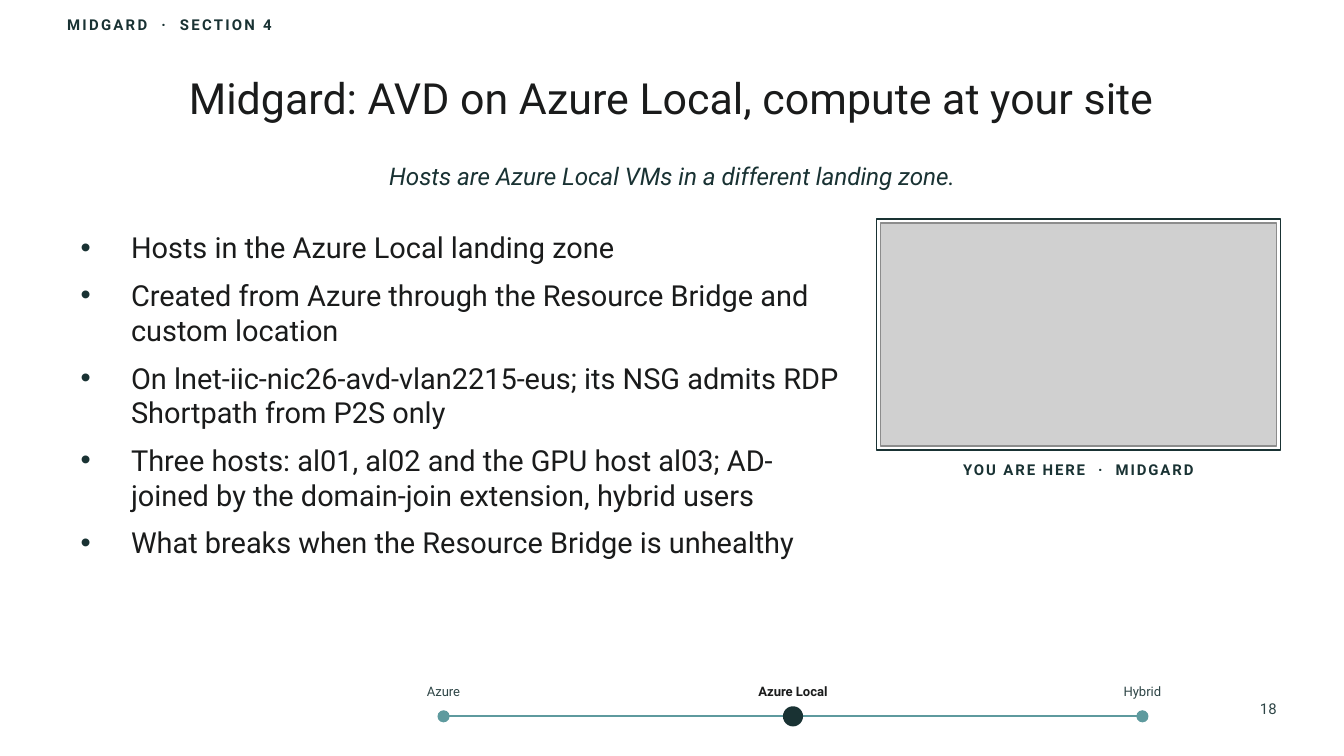
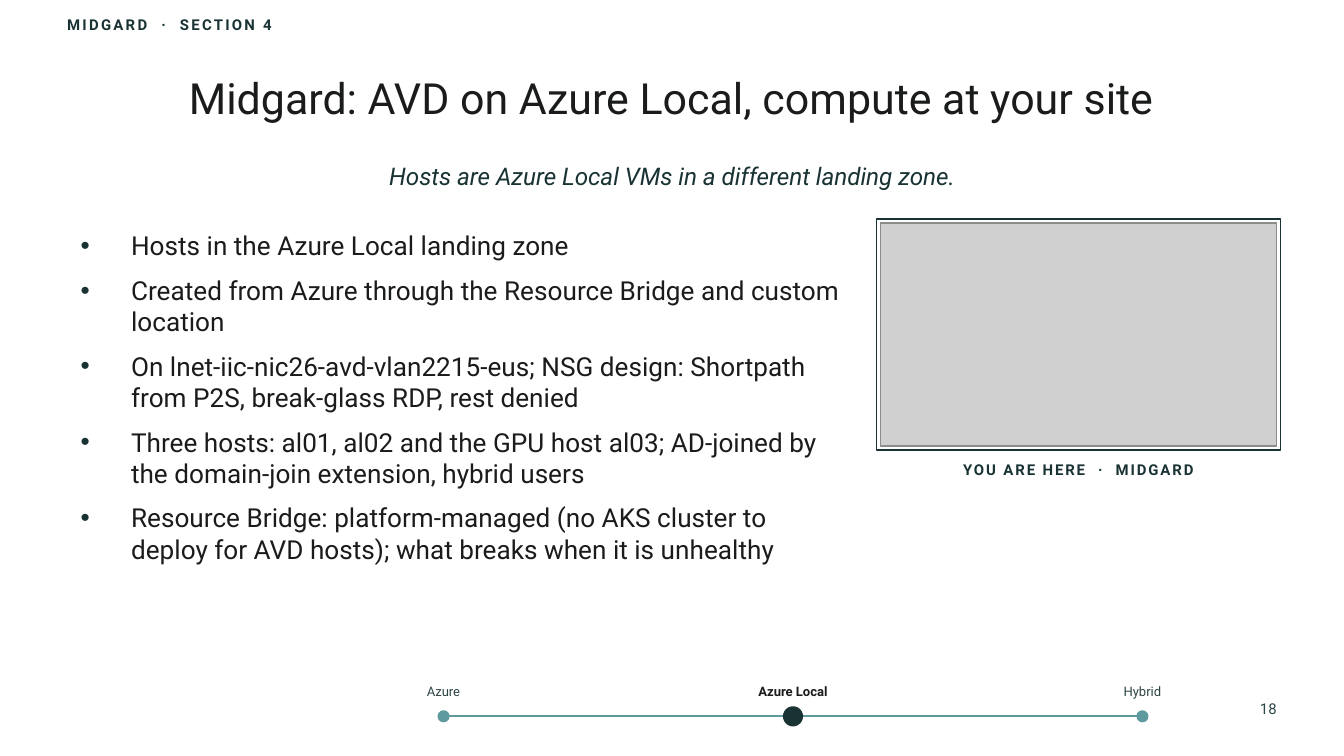
Before and after one commit to thisismydemo/nic2026_avd, a slide deck: slide 18 of presentation/AVD_Anywhere_NIC2026.pptx. Drawn at 1344x756 pixels with LibreOffice and Linux fonts; fonts in the diff are those of the drawing; grey boxes stand for pictures; background and template pictures are left out. Boxes give left, top, right and bottom in pixels: in the first picture for what was removed or moved away, otherwise in the second. Text is boxed around its words. In the diff, an @@ line names an element or a change of style, - is before the commit and + after.

```diff
--- a/presentation/AVD_Anywhere_NIC2026.pptx
+++ b/presentation/AVD_Anywhere_NIC2026.pptx
@@ text at bbox=[131, 235, 839, 489]: size 15.5 to 14 pt in "Hosts in the Azure Local landing zone", "Created from Azure through the Resource Bridge ...", "Three hosts: al01, al02 and the GPU ..." @@
@@ text at bbox=[131, 356, 805, 413]: text changed; size 15.5 to 14 pt @@
-• On lnet-iic-nic26-avd-vlan2215-eus; its NSG admits RDP Shortpath from P2S only
+• On lnet-iic-nic26-avd-vlan2215-eus; NSG design: Shortpath from P2S, break-glass RDP, rest denied
@@ text at bbox=[131, 506, 774, 565]: text changed; size 15.5 to 14 pt @@
-• What breaks when the Resource Bridge is unhealthy
+• Resource Bridge: platform-managed (no AKS cluster to deploy for AVD hosts); what breaks when it is unhealthy
```
Also in this commit, not shown: 19 other slides changed, 1 slide added, 19 other files.
